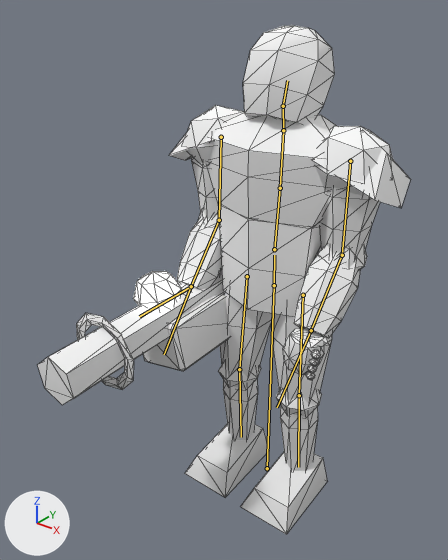
An edit to the glTF model client/public/assets/models/rune_gunner.glb, drawn before and after from the same camera.
The view is the same before and after, from a 50 mm camera at (1.136, -1.716, 1.893) aimed at (-0.065, -0.215, 0.962). Every picture has the same lights, and +X, +Y and +Z are marked at lower left. The first picture is the older version. Both versions are drawn at frame 2 of the action 'hit'; the numbers are the values there. The bones that change, and the others that lie on the model, are drawn over the model as lines. Mesh edges are drawn as thin lines.

Objects in the first picture: 'rune_gunner'.
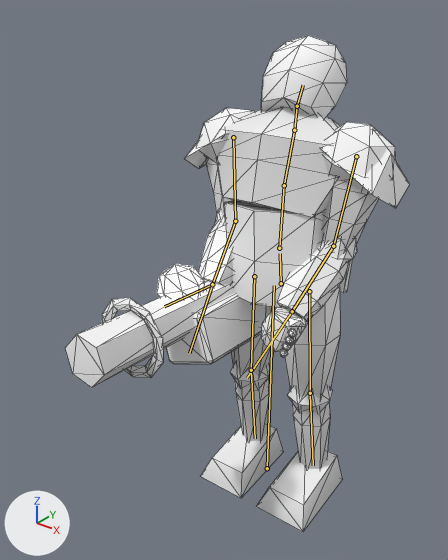
What the commit changed:
Bone 'hips' (bone_hips) moves from (0.0, 0.0, 0.0) to (0.0, -0.013, -0.046).
Bone 'hips' (bone_hips) turns from (0, 0, 0) to (0, 0, 3) degrees about its own x, y and z.
Bone 'spine' (bone_spine) turns from (-8, 0, 0) to (-15, 0, 3) degrees about its own x, y and z.
Bone 'chest' (bone_chest) turns from (0, 0, 0) to (-8, 0, -5) degrees about its own x, y and z.
Bone 'head' (bone_head) turns from (-7, 0, 0) to (-15, 0, 6) degrees about its own x, y and z.
Bone 'upper_arm.L' (bone_upper_arm_l) turns from (8, 0, 13) to (14, 0, 22) degrees about its own x, y and z.
Bone 'upper_arm.R' (bone_upper_arm_r) turns from (8, 0, -13) to (14, 0, -23) degrees about its own x, y and z.

Changed parts and their boxes [x1, y1, x2, y2] in the pictures (448 x 560 px):
'rune_gunner', posed (7% narrower)
    before: [38, 26, 410, 534]
    after: [65, 35, 410, 532]
bone 'hips', root to tip
    before: (274, 285) to (274, 255)
    after: (281, 283) to (280, 253)
bone 'spine', root to tip
    before: (274, 249) to (280, 188)
    after: (279, 248) to (284, 185)
bone 'chest', root to tip
    before: (280, 188) to (283, 130)
    after: (284, 185) to (294, 130)
bone 'head', root to tip
    before: (283, 106) to (287, 80)
    after: (297, 106) to (303, 85)
bone 'upper_arm.L', root to tip
    before: (350, 161) to (342, 255)
    after: (356, 156) to (333, 246)
bone 'upper_arm.R', root to tip
    before: (221, 137) to (219, 220)
    after: (233, 137) to (235, 221)
